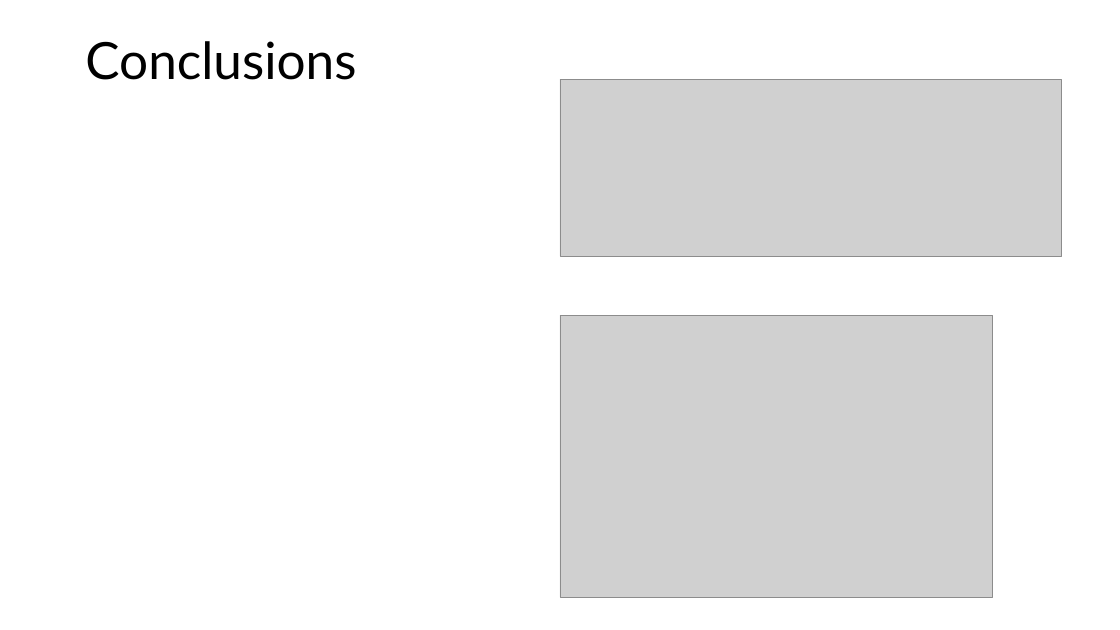
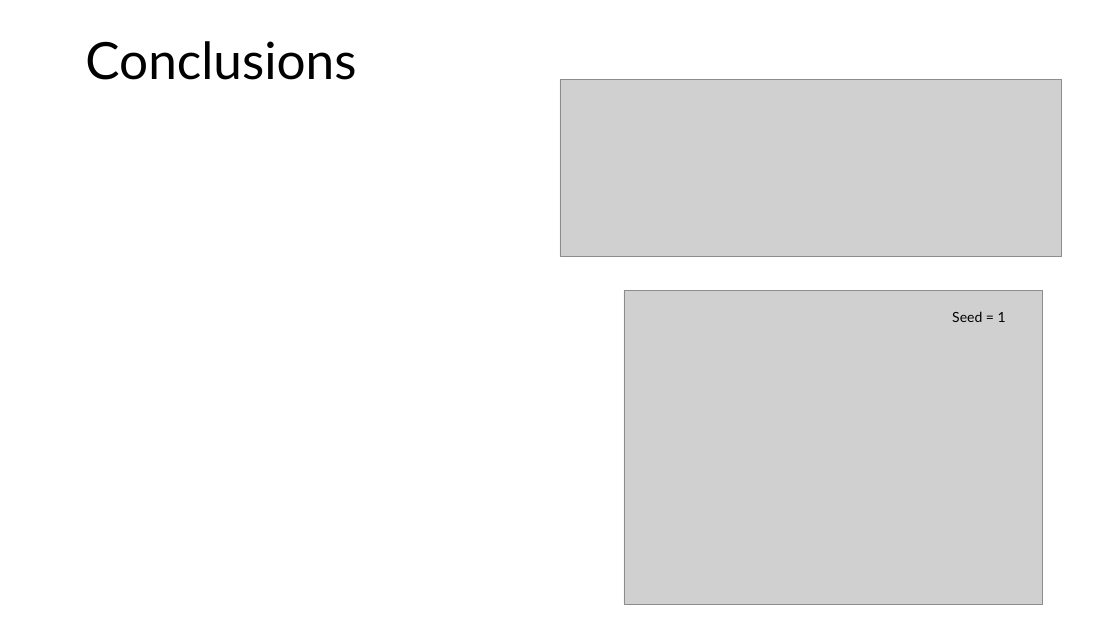
Before and after one commit to antoine-pt/MEC8211, a slide deck: slide 10 of MEC8211-Devoir3.pptx. Drawn at 1120x630 pixels with LibreOffice and Linux fonts; fonts in the diff are those of the drawing; grey boxes stand for pictures. Boxes give left, top, right and bottom in pixels: in the first picture for what was removed or moved away, otherwise in the second. Text is boxed around its words. In the diff, an @@ line names an element or a change of style, - is before the commit and + after.

```diff
--- a/MEC8211-Devoir3.pptx
+++ b/MEC8211-Devoir3.pptx
@@ picture: place and size @@
-picture at bbox=[560, 315, 993, 597]
+picture at bbox=[624, 290, 1044, 604]
@@ text added at bbox=[952, 311, 1006, 322], 12 pt, text #000000 @@
+Seed = 1
```
Also in this commit, not shown: 1 other slide changed.
